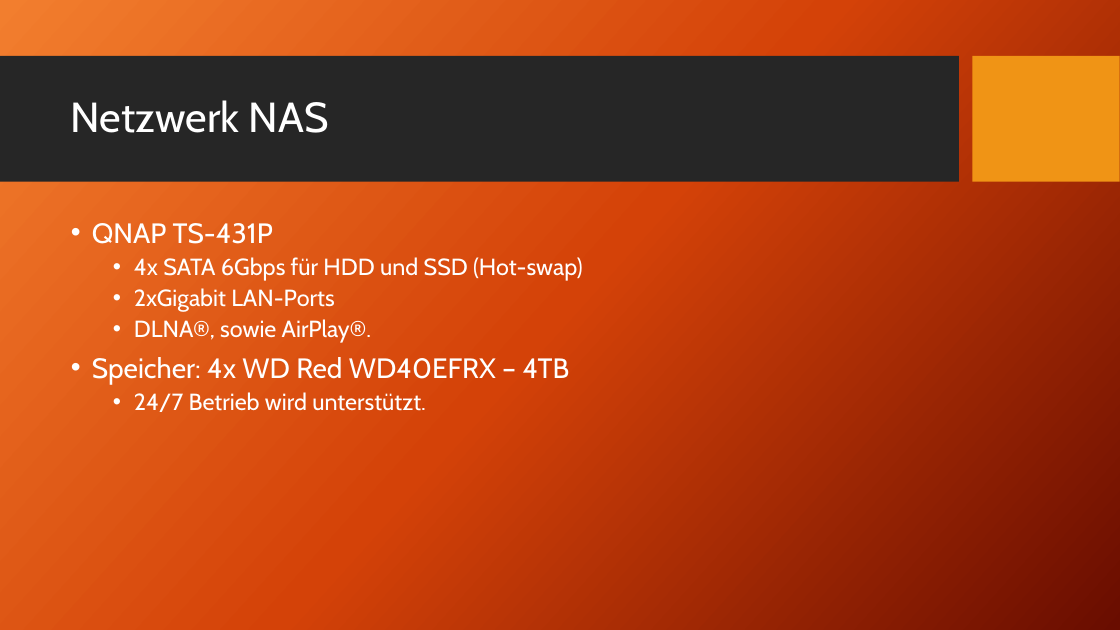
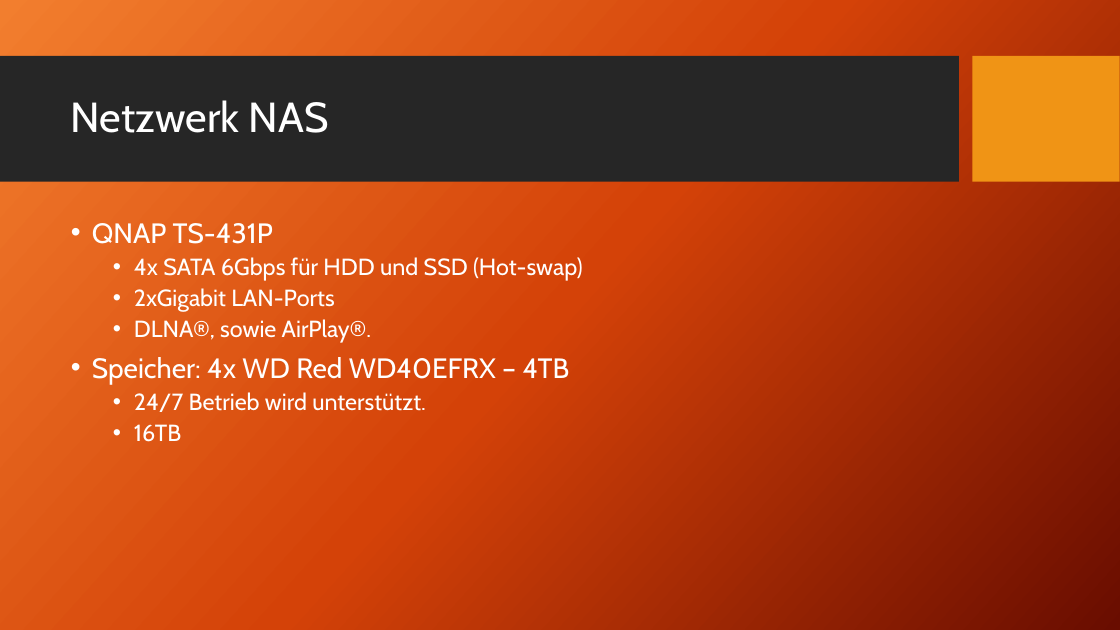
Before and after one commit to HaJaReDeluxe/mintBerryCrunchGames, a slide deck: slide 7 of Angebot für mintBerryCrunchGames GmbH.pptx. Drawn at 1120x630 pixels with LibreOffice and Linux fonts; fonts in the diff are those of the drawing; background and template pictures are left out. Boxes give left, top, right and bottom in pixels: in the first picture for what was removed or moved away, otherwise in the second. Text is boxed around its words. In the diff, an @@ line names an element or a change of style, - is before the commit and + after.

```diff
--- a/Angebot für mintBerryCrunchGames GmbH.pptx
+++ b/Angebot für mintBerryCrunchGames GmbH.pptx
@@ text at [134, 424, 181, 442]: paragraph added @@
+  • 16TB
```
Also in this commit, not shown: 4 other slides changed, 4 slides added, 1 slide removed, 2 other files.
